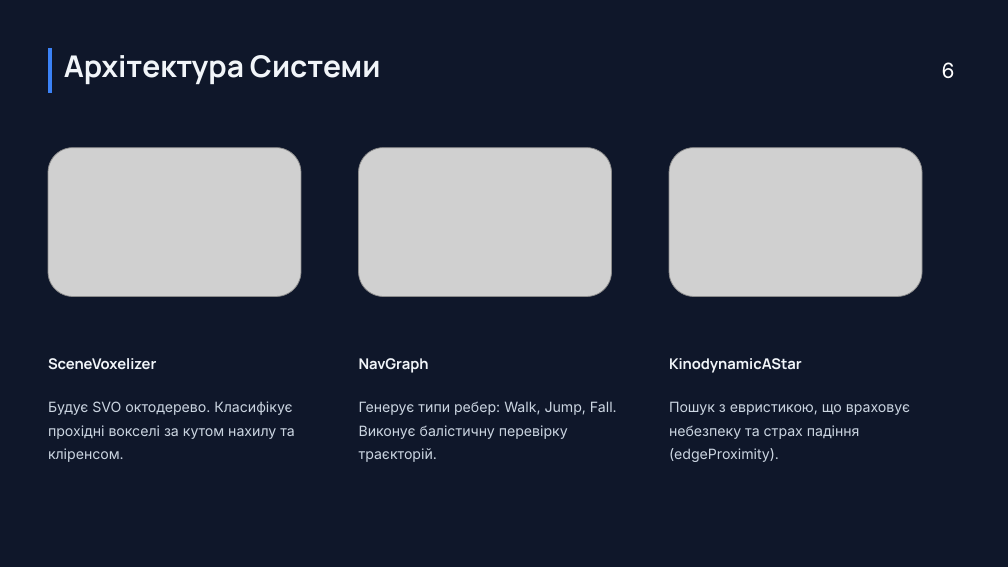
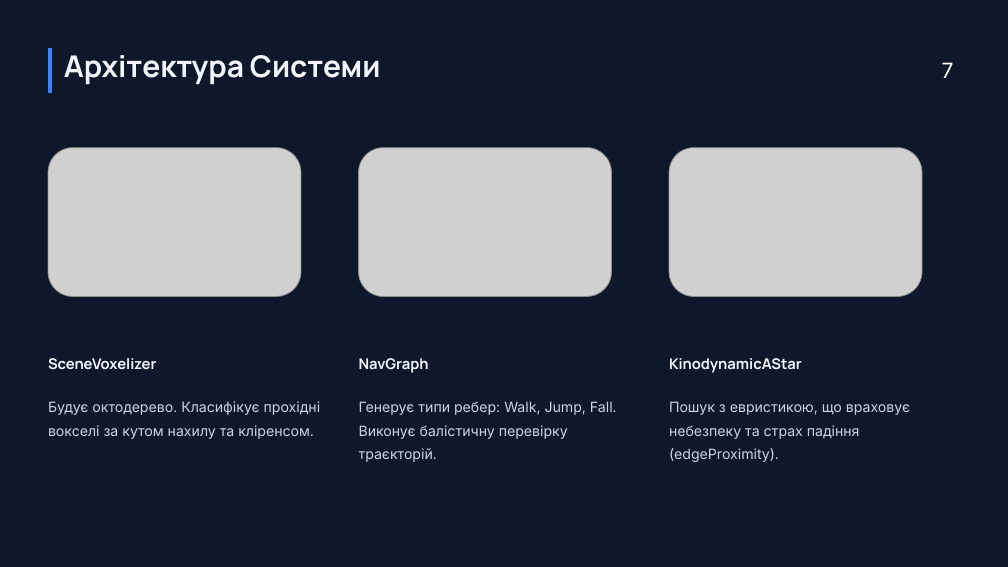
Before and after one commit to AleK259/Pravosud_NPCNav, a slide deck: slide 7 of 2026_М_ПІ_ІПЗм_24_3_Правосуд_О_О.pptx (slide 6 before the commit). Drawn at 1008x567 pixels with LibreOffice and Linux fonts; fonts in the diff are those of the drawing; grey boxes stand for pictures; background and template pictures are left out. Boxes give left, top, right and bottom in pixels: in the first picture for what was removed or moved away, otherwise in the second. Text is boxed around its words. In the diff, an @@ line names an element or a change of style, - is before the commit and + after.

```diff
--- a/2026_М_ПІ_ІПЗм_24_3_Правосуд_О_О.pptx
+++ b/2026_М_ПІ_ІПЗм_24_3_Правосуд_О_О.pptx
@@ text at <box>942,62,954,78</box>: text changed @@
-6
+7
@@ text at <box>48,401,321,439</box>: text changed @@
-Будує SVO октодерево. Класифікує прохідні вокселі за кутом нахилу та кліренсом.
+Будує октодерево. Класифікує прохідні вокселі за кутом нахилу та кліренсом.
```
Also in this commit, not shown: 6 other slides changed.
